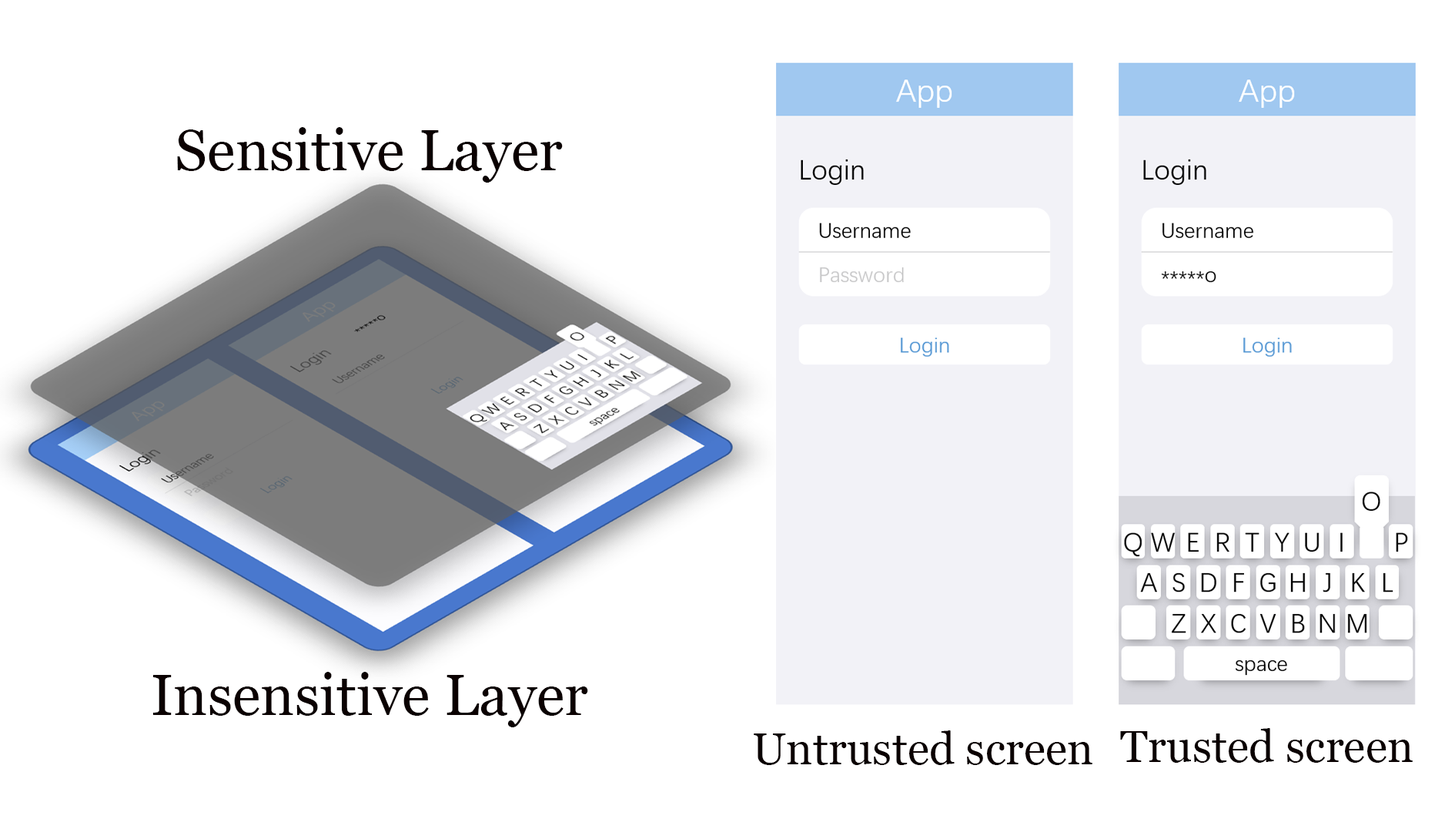
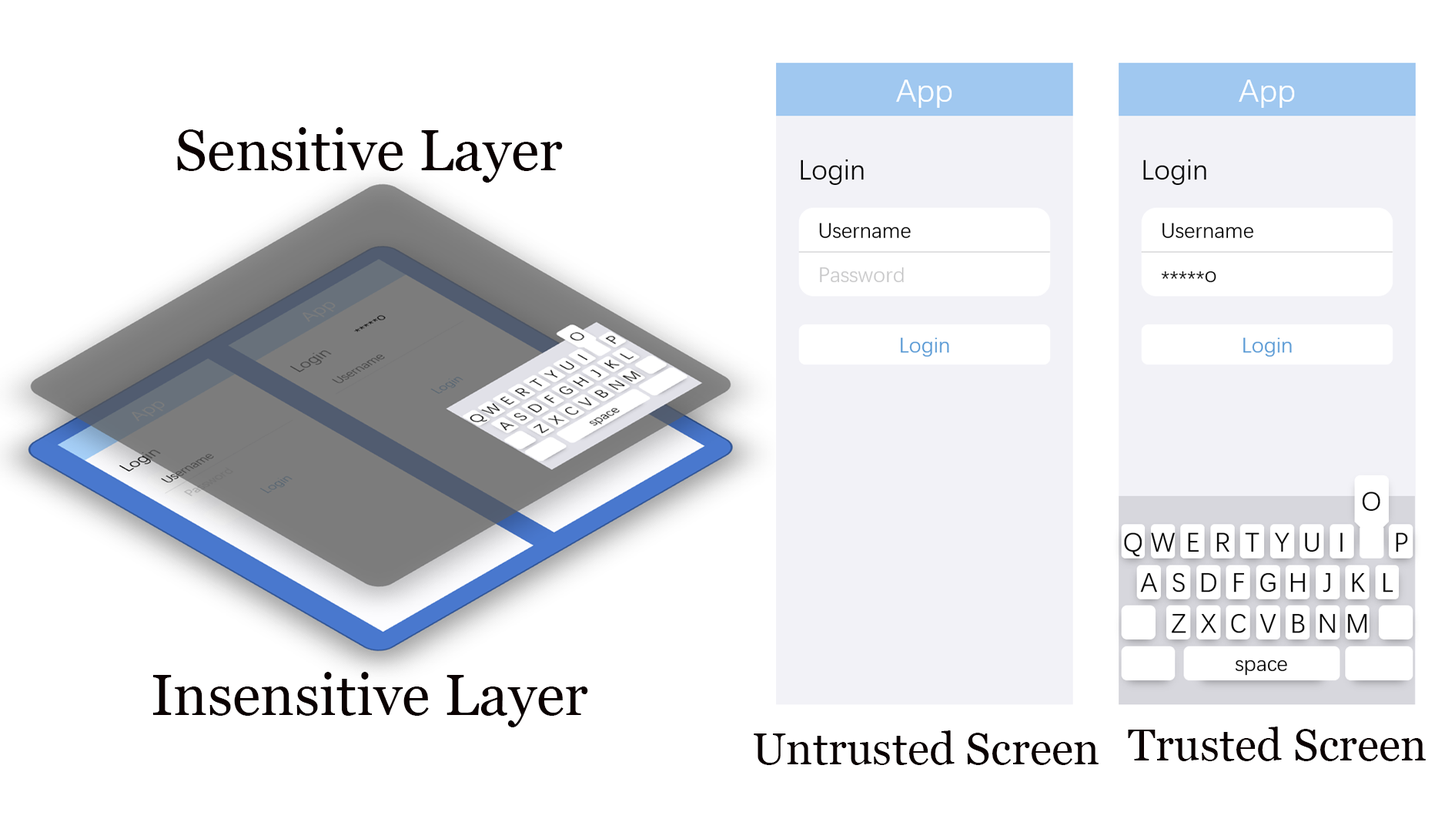
Layer changes from the first (1455, 819) image to the second:
renamed "Untrusted screen" to "Untrusted Screen", painted on it over [967, 732, 1099, 765]
renamed "Trusted screen" to "Trusted Screen", painted on it over [1120, 726, 1427, 763]
